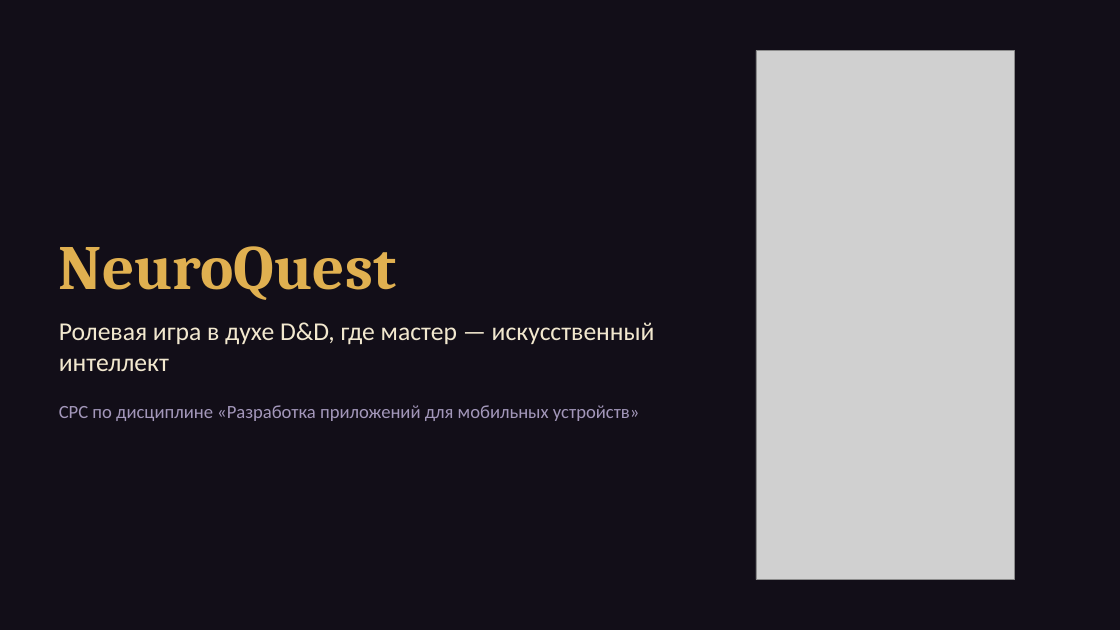
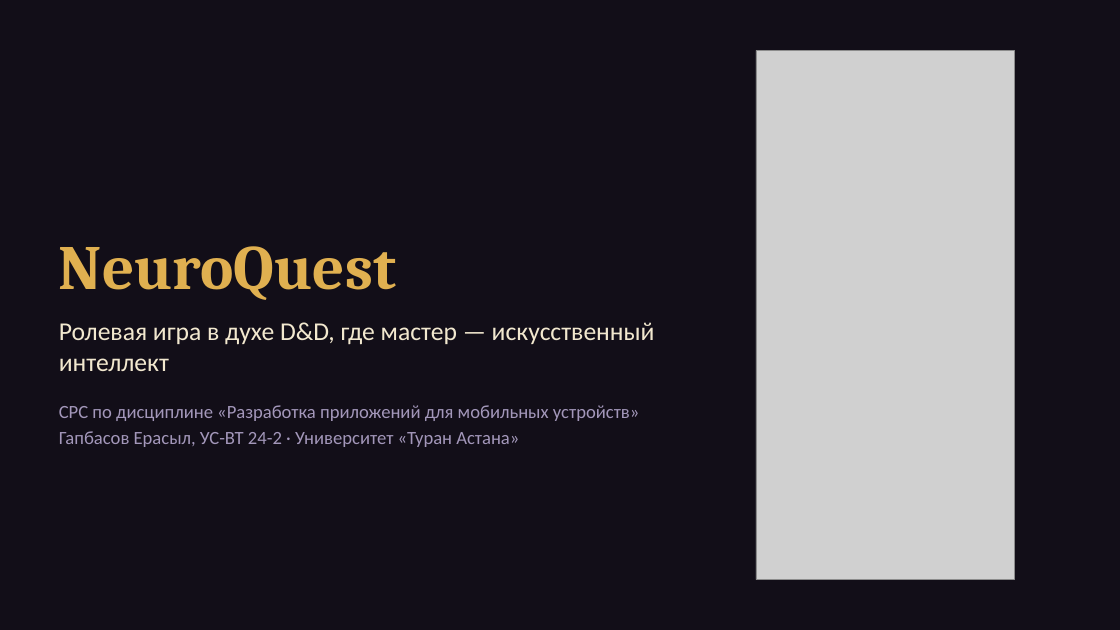
Before and after one commit to jidream02/neuroquest, a slide deck: slide 1 of docs/Презентация NeuroQuest.pptx. Drawn at 1120x630 pixels with LibreOffice and Linux fonts; fonts in the diff are those of the drawing; grey boxes stand for pictures. Boxes give left, top, right and bottom in pixels: in the first picture for what was removed or moved away, otherwise in the second. Text is boxed around its words. In the diff, an @@ line names an element or a change of style, - is before the commit and + after.

```diff
--- a/docs/Презентация NeuroQuest.pptx
+++ b/docs/Презентация NeuroQuest.pptx
@@ text at <box>59,431,519,447</box>: paragraph added @@
+Гапбасов Ерасыл, УС-ВТ 24-2 · Университет «Туран Астана»
```
Also in this commit, not shown: 1 other file.
